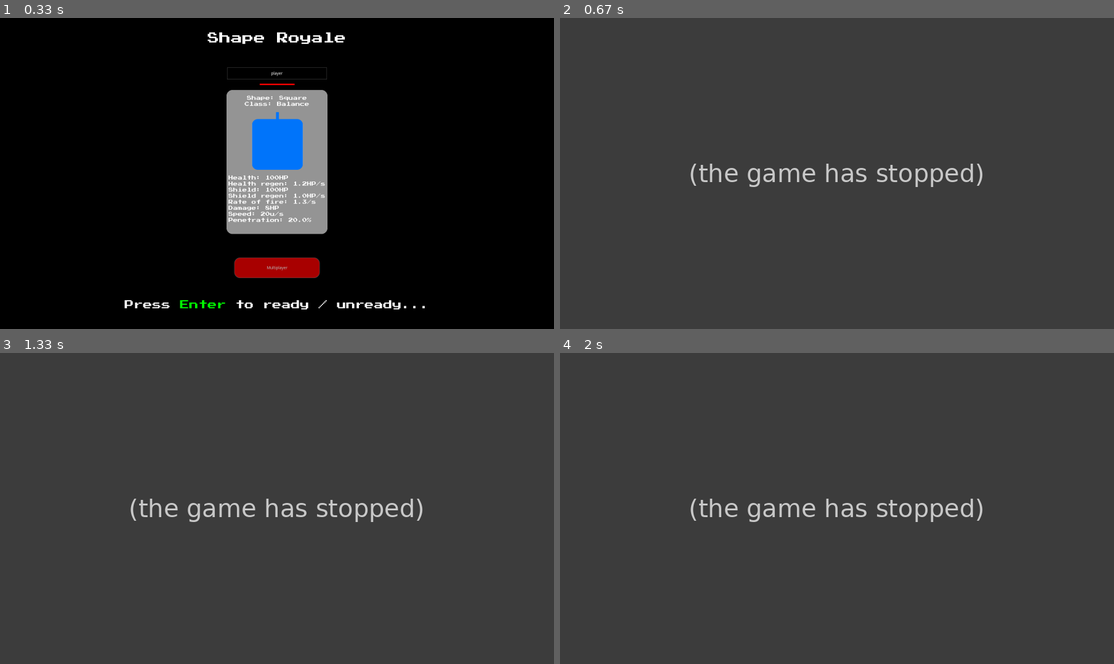
Above: before the commit, frames 1-4 (two rows, left to right).
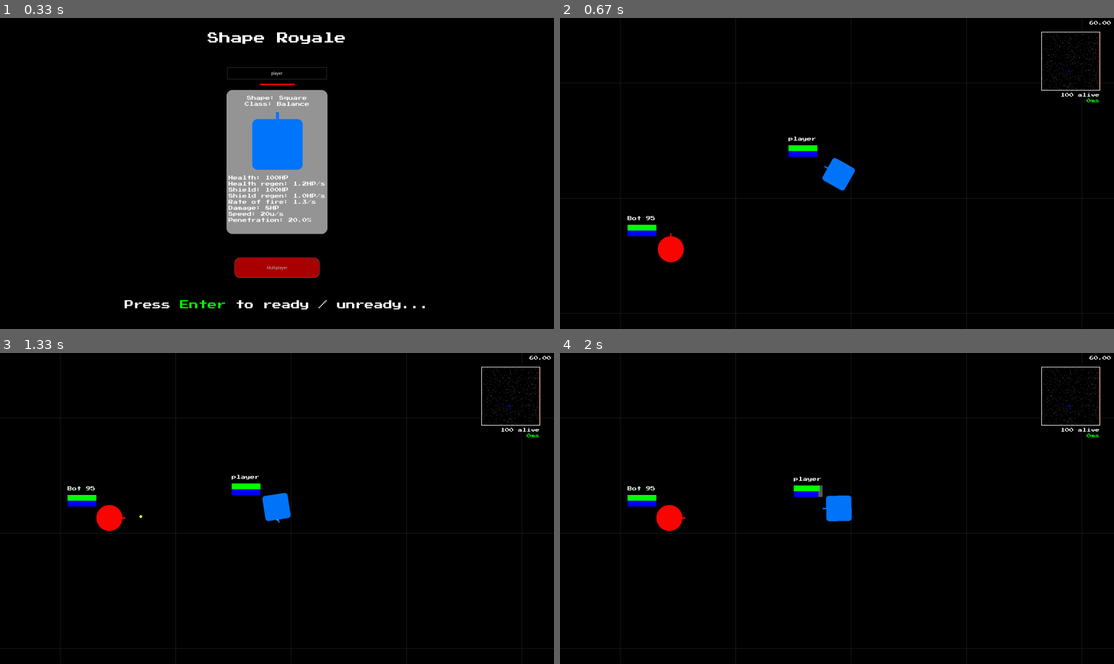
Above: after the commit, the same moments.

Repository: CaptainDeathead/ShapeRoyale
Game: pygame game, started from main.py
The game is run twice, just before and just after one commit, with the same random seed, the same clock (stepped at 60 frames per second) and the same inputs.
Inputs (mouse positions are in pixels of both pictures, inside the frame that each line leads up to):
- Up to frame 1 (0.33 s): no input
- Up to frame 2 (0.67 s): tap Enter at 0.33 s
- Up to frame 3 (1.33 s): hold Right 0.67-1.13 s; move the mouse to (454, 499) at 0.7 s; hold Up from 1.22 s (still down); move the mouse to (282, 530) at 1.25 s; tap Space at 1.28 s
- Up to frame 4 (2 s): release Up at 1.52 s; hold Right from 1.55 s (still down); move the mouse to (704, 511) at 1.58 s; tap Space at 1.62, 1.92 s

Frame 1 is identical in both runs. In frame 2, 100% of the frame differs, in the area x 0-100%, y 0-100%; in frame 3, 100%; in frame 4, 100%.
Error before the commit: ZeroDivisionError: division by zero (main.py line 1060); the game stopped at 0.33 s (later frames are placeholders)

Commit message:
fix zero division ping issue

Diff:
--- a/main.py
+++ b/main.py
@@ -1057,10 +1057,10 @@
 
             fps_lbl = self.fps_font.render(f"{self.clock.get_fps():.2f}", True, (255, 255, 255))
             alive_lbl = self.fps_font.render(f"{len(self.players)} alive", True, (255, 255, 255))
-            ping_lbl = self.fps_font.render(f"{int(self.ping*1000)}ms", True, (255*min(self.ping, 1), 255*min(1/self.ping + 0.00000000000001, 1), 0))
+            ping_lbl = self.fps_font.render(f"{int(self.ping*1000)}ms", True, (255*min(self.ping, 1), 255*min(1/(self.ping + 0.00000000000001), 1), 0))
             self.screen.blit(fps_lbl, (self.WIDTH - fps_lbl.width - 10, 10))
             self.screen.blit(alive_lbl, (self.WIDTH - 50 - alive_lbl.width, 260))
-            self.screen.blit(ping_lbl, (self.WIDTH - 50 - ping_lbl.width, 270))
+            self.screen.blit(ping_lbl, (self.WIDTH - 50 - ping_lbl.width, 280))
 
             self.powerup_section_index += 1
             if self.powerup_section_index >= self.NUM_POWERUP_SECTIONS: self.powerup_section_index = 0
